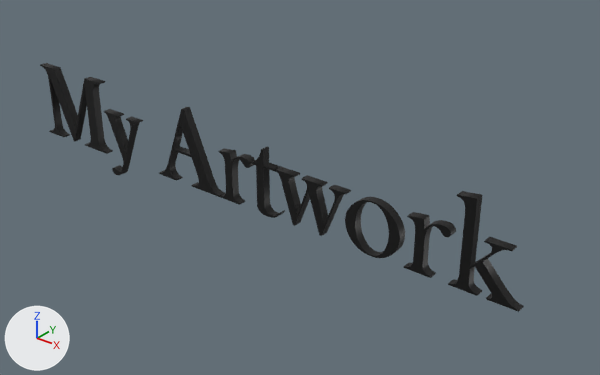
Renders of the glTF model myartpress.glb from each side of a commit.
One viewpoint serves both versions: a camera (50 mm lens) standing at (5.7, -3.75, 2.62) and looking at (2.46, 0.3, 0.11). The axes (+X, +Y, +Z) are drawn at lower left. The lights are the same throughout. Where no turn or scale is listed for an object, it has been applied to the vertices.

Objects in the first picture: 'Text'.
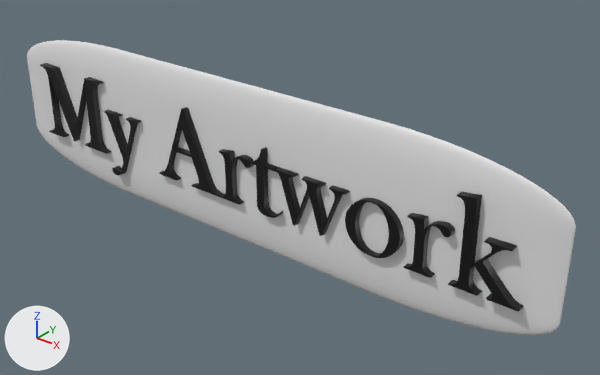
What differs and where, as boxes [x1, y1, x2, y2] in the pictures (600 x 375 px):
'Mball.001', added
    after: [27, 40, 576, 335]

Patch to the scene script:
```diff
--- a/myartpress.glb.py
+++ b/myartpress.glb.py
@@ me_mesh @@
+me_mesh.from_pydata(...)  # 5992 vertices, 11980 faces; spans x -2.37..2.37, y -0.05..0.05, z -0.6..0.6
@@ ob_mball_001 @@
+ob_mball_001 = bpy.data.objects.new('Mball.001', me_mesh)
+ob_mball_001.location = (2.074, 0.098, 0.254)
```
